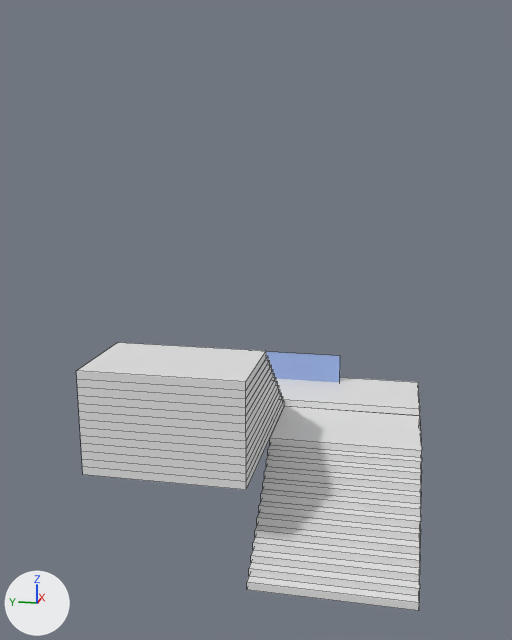
Two versions of the Blender file sources/Assets/models/stairs_middle.blend, one commit apart.
Before and after are seen from a 50 mm lens placed at (-18.55, -3.14, 7.55), pointed at (-0.32, 0.51, 3.0). The lights are fixed; the arrows at lower left show +X, +Y and +Z. Mesh edges are drawn as thin lines.
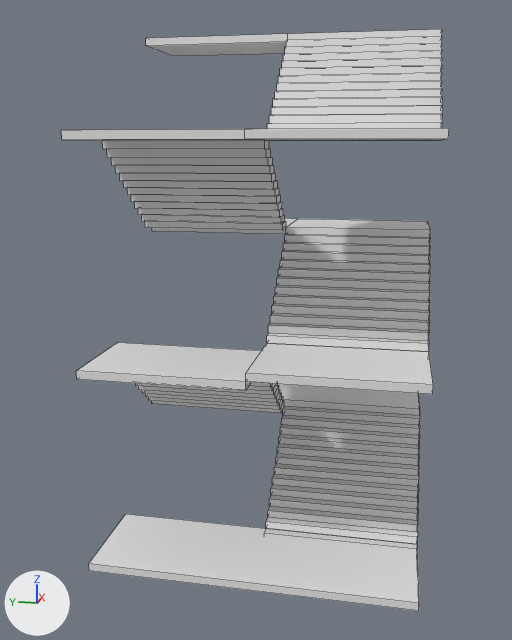
Edits to the bpy script that builds the scene:
```text
Change me_cube_020:
    where me_cube_020.from_pydata(...)  # 104 vertices, 78 faces; spans x -1.0..3.4, y -1.0..1.0, z -25.0..1.0
    used by ob_cube_013; location = (-2.75, 2.0, 2.4); scale = (1.25, 2.0, 0.1)
    me_cube_020 part 1: 48 of 104 vertices moved; they spanned x -1.0, y -1.0..1.0, z -25.0..-1.0 and now span x 0.7..2.9, y -1.0..1.0, z -25.0..-1.0; mean shift (2.8, 0.0, 0.0); largest move (-1.0, 1.0, -25.0) -> (2.9, 1.0, -25.0)
Add me_cube_025:
    me_cube_025.from_pydata(...)  # 104 vertices, 78 faces; spans x -1.0..3.4, y -1.0..1.0, z -25.0..1.0
Add me_cube_004:
    me_cube_004.from_pydata(...)  # 108 vertices, 82 faces; spans x -1.0..3.4, y -3.0..1.0, z -25.0..1.0
Change ob_cube_001:
    ob_cube_001.location: (0.26, -2.0, -0.2) -> (2.5, -2.0, -0.2)
Change ob_cube:
    ob_cube.location: (2.75, 0.0, 0.0) -> (-2.75, -2.0, 7.78)
    ob_cube.scale: (1.25, 4.0, 0.1) -> (1.25, 2.0, 0.1)
Remove ob_plane_001:
    ob_plane_001 = bpy.data.objects.new('Plane.001', me_plane_001)
    ob_plane_001.location = (3.45, 0.0, 0.0)
    ob_plane_001.rotation_euler = (0.0, 1.571, 0.0)  # degrees (0, 90, 0)
    ob_plane_001.scale = (1.0, 1.5, 0.5)
Add ob_0:
    ob_0 = bpy.data.objects.new('0', me_cube_001)
    ob_0.location = (2.75, 0.0, 0.0)
    ob_0.scale = (1.25, 4.0, 0.1)
Add ob_cube_002:
    ob_cube_002 = bpy.data.objects.new('Cube.002', me_cube_025)
    ob_cube_002.location = (2.75, -2.0, 5.2)
    ob_cube_002.rotation_euler = (0.0, 0.0, 3.142)  # degrees (0, 0, 180)
    ob_cube_002.scale = (1.25, 2.0, 0.1)
Add ob_cube_003:
    ob_cube_003 = bpy.data.objects.new('Cube.003', me_cube_001.copy())  # the mesh of ob_cube
    ob_cube_003.location = (-2.75, -2.0, 2.6)
    ob_cube_003.scale = (1.25, 2.0, 0.1)
Add ob_1_1:
    ob_1_1 = bpy.data.objects.new('+1', me_cube_001.copy())  # the mesh of ob_cube
    ob_1_1.location = (2.75, 2.0, 5.2)
    ob_1_1.scale = (1.25, 2.0, 0.1)
Add ob_1:
    ob_1 = bpy.data.objects.new('-1', me_cube_001.copy())  # the mesh of ob_cube
    ob_1.location = (-2.75, 0.0, -2.6)
    ob_1.scale = (1.25, 4.0, 0.1)
Add ob_cube_000:
    ob_cube_000 = bpy.data.objects.new('Cube.000', me_cube_025.copy())
    ob_cube_000.location = (-2.75, 2.0, 7.78)
    ob_cube_000.scale = (1.25, 2.0, 0.1)
Add ob_cube_006:
    ob_cube_006 = bpy.data.objects.new('Cube.006', me_cube_004)
    ob_cube_006.location = (2.75, -2.0, 10.36)
    ob_cube_006.rotation_euler = (0.0, 0.0, 3.142)  # degrees (0, 0, 180)
    ob_cube_006.scale = (1.25, 2.0, 0.1)
```

What differs and where, as boxes [x1, y1, x2, y2] in the pictures (512 x 640 px; the box of a moved part takes in the faces that stretch with it):
'Cube.001', moved: before [247, 406, 422, 611]; after [264, 406, 420, 548]
'Cube.013', reshaped (52% shorter): before [76, 343, 284, 490]; after [76, 343, 284, 413]
'-1', added: after [89, 514, 419, 611]
'Cube.002', added: after [267, 219, 430, 352]
'Cube.006', added: after [146, 29, 443, 129]
'Cube.000', added: after [61, 129, 286, 230]
'Cube.003', added: after [246, 343, 433, 394]
'Cube', moved, rescaled: before [276, 377, 420, 416]; after [245, 128, 449, 140]
'0', added: after [278, 384, 420, 416]
'Plane.001', deleted (blue): before [266, 352, 340, 383]
'+1', added: after [152, 218, 297, 234]
part 1 of me_cube_020, moved or reshaped: before [77, 355, 284, 490]; after [136, 382, 284, 413]
